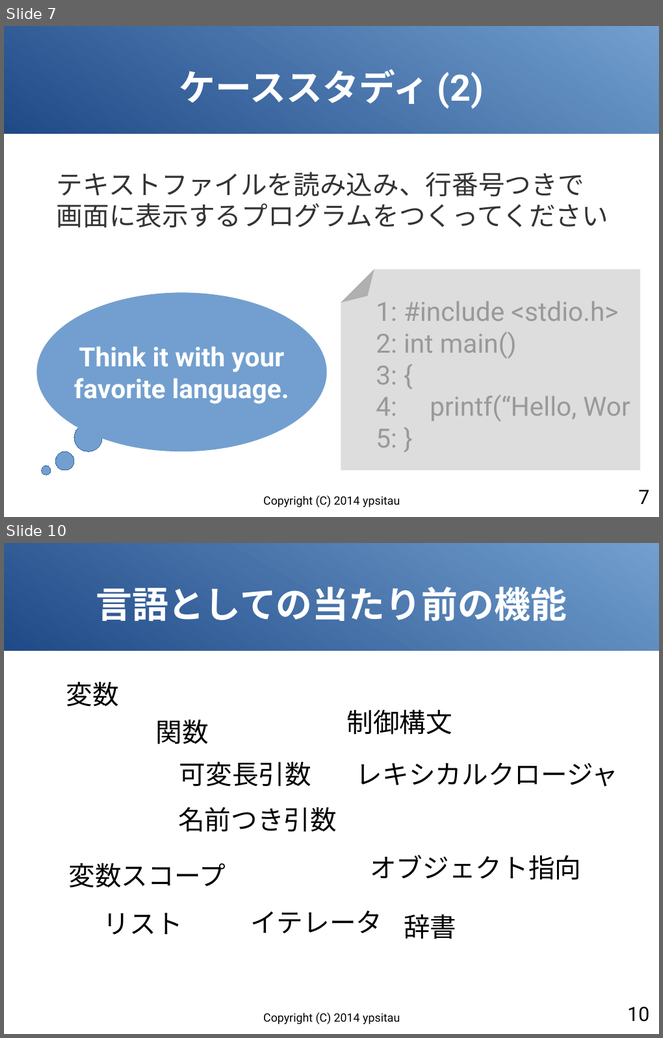
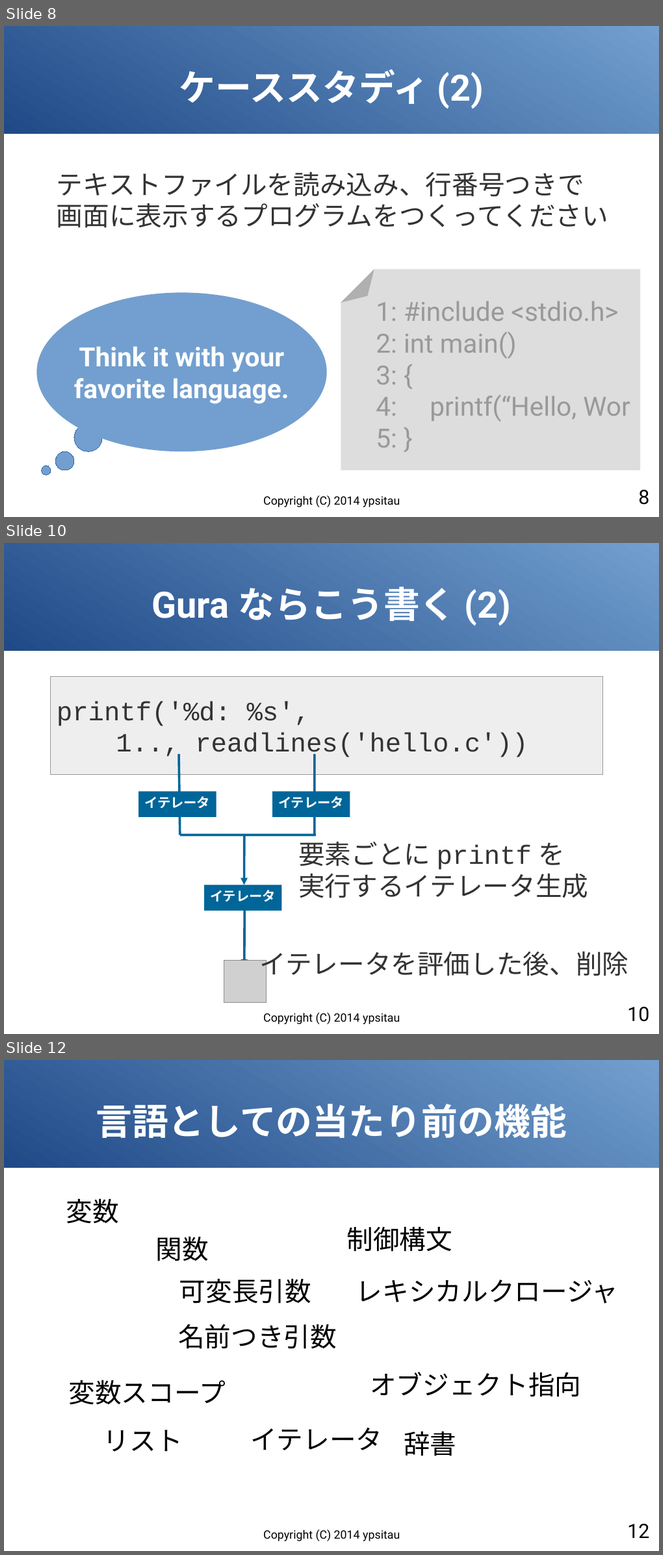
Before and after one commit to gura-lang/gura-doc, a slide deck: presentation/gura-introduction.odp. Shown one above the other, each under a label of ours: slides 7 and 10 before the commit, slides 8, 10 and 12 after it; the slides between them are not shown. The pictures are 663x1038 and 663x1555 pixels, drawn with LibreOffice and Linux fonts; fonts in the diff are those of the drawing; grey boxes stand for pictures. Boxes give left, top, right and bottom in pixels: in the first picture for what was removed or moved away, otherwise in the second. Text is boxed around its words. In the diff, an @@ line names an element or a change of style, - is before the commit and + after.

```diff
--- a/presentation/gura-introduction.odp
+++ b/presentation/gura-introduction.odp
@@ slide 10 added at (x1=4, y1=543, x2=659, y2=1034), background #FFFFFF; not listed: 1 template element that a slide beside it also shows @@
@@ title added at (x1=152, y1=587, x2=511, y2=626), 44 pt, text #FFFFFF, bold @@
+Gura ならこう書く (2)
@@ rectangle added at (x1=51, y1=677, x2=603, y2=775), fill #EEEEEE, outline #999999 0 pt, 32 pt, text #333333 @@
+printf('%d: %s',
+1.., readlines('hello.c'))
@@ line added from (179, 754) to (180, 835), #006699 2.83 pt @@
@@ line added from (315, 754) to (315, 835), #006699 2.83 pt @@
@@ rectangle added at (x1=139, y1=791, x2=217, y2=817), fill #006699, 16 pt, text #FFFFFF, bold @@
+イテレータ
@@ rectangle added at (x1=272, y1=791, x2=350, y2=817), fill #006699, 16 pt, text #FFFFFF, bold @@
+イテレータ
@@ line added from (180, 835) to (316, 835), #006699 2.83 pt @@
@@ arrow added from (244, 835) to (244, 886), #006699 2.83 pt @@
@@ text added at (x1=298, y1=842, x2=588, y2=899), 32 pt, text #333333 @@
+要素ごとに printf を
+実行するイテレータ生成
@@ rectangle added at (x1=204, y1=886, x2=282, y2=911), fill #006699, 16 pt, text #FFFFFF, bold @@
+イテレータ
@@ arrow added from (244, 909) to (244, 967), #006699 2.83 pt @@
@@ text added at (x1=259, y1=952, x2=629, y2=981), 32 pt, text #333333 @@
+イテレータを評価した後、削除
@@ picture added at (x1=224, y1=961, x2=266, y2=1003) @@
@@ page number added at (x1=627, y1=1007, x2=649, y2=1022), 24 pt, text #000000 @@
+10
@@ text added at (x1=263, y1=1013, x2=400, y2=1025), 14 pt, text #000000 @@
+Copyright (C) 2014 ypsitau
@@ what was slide 7 is now slide 8 @@
@@ page number at (x1=638, y1=490, x2=649, y2=505): text changed @@
-7
+8
@@ what was slide 10 is now slide 12 @@
@@ page number at (x1=627, y1=1524, x2=649, y2=1538): text changed @@
-10
+12
```
Also in this commit, not shown: 5 slides changed, 1 other slide added.
